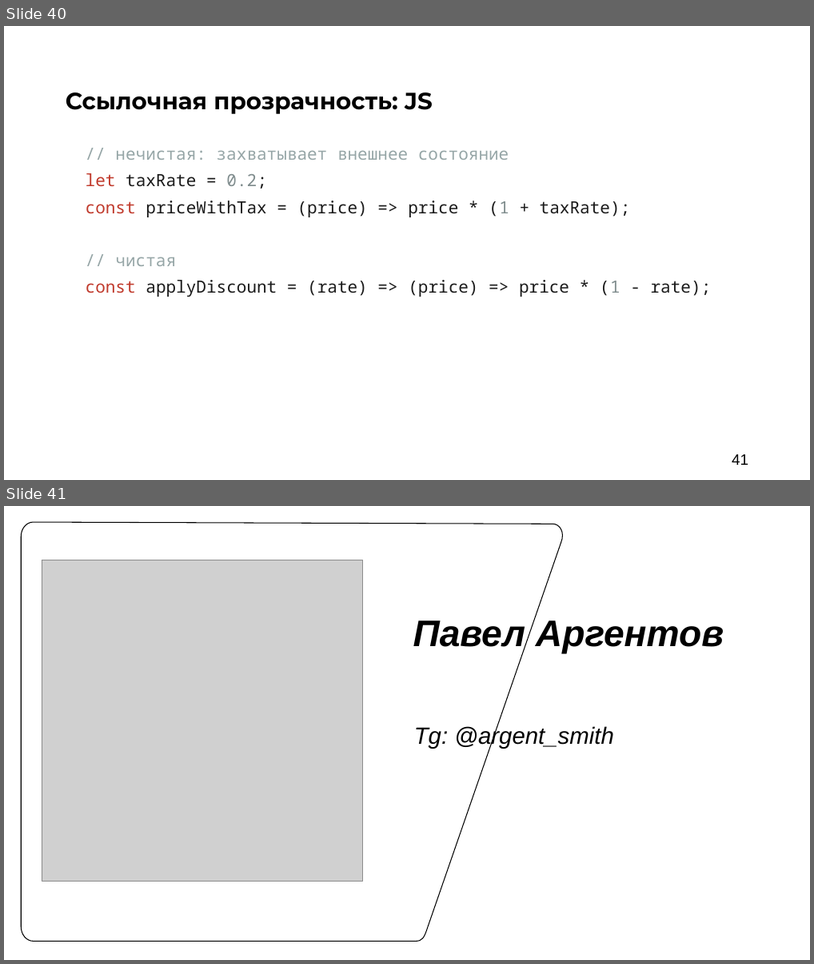
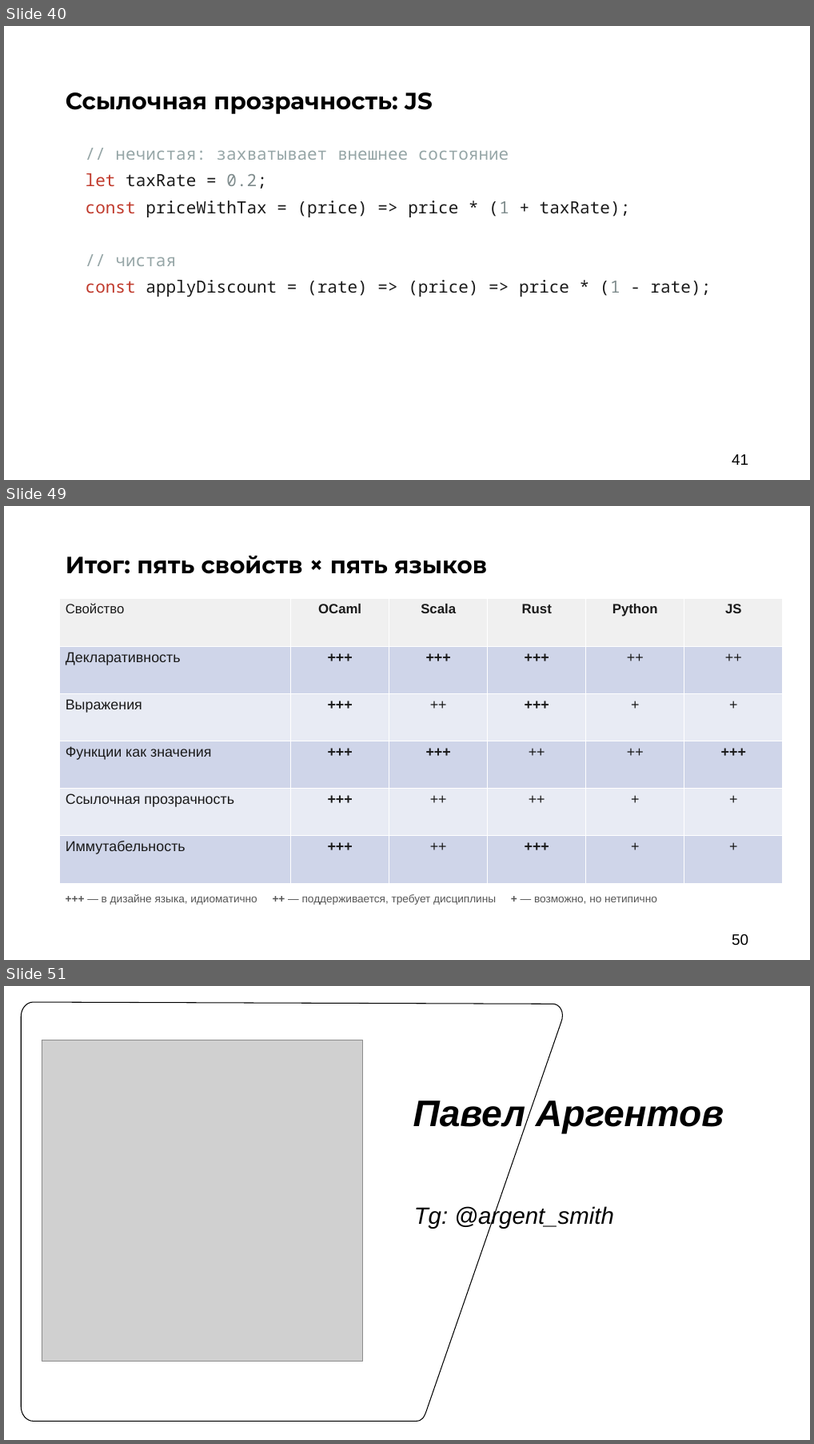
Before and after one commit to argent-smith/presentations, a slide deck: FP_Talk_2026/nastachku/final_presentation.pptx. Shown one above the other, each under a label of ours: slides 40 and 41 before the commit, slides 40, 49 and 51 after it; the slides between them are not shown. The pictures are 814x964 and 814x1444 pixels, drawn with LibreOffice and Linux fonts; fonts in the diff are those of the drawing; grey boxes stand for pictures; background and template pictures are left out. Boxes give left, top, right and bottom in pixels: in the first picture for what was removed or moved away, otherwise in the second. Text is boxed around its words. In the diff, an @@ line names an element or a change of style, - is before the commit and + after.

```diff
--- a/FP_Talk_2026/nastachku/final_presentation.pptx
+++ b/FP_Talk_2026/nastachku/final_presentation.pptx
@@ slide 49 added at (4, 506, 810, 960), background #FFFFFF @@
@@ text added at (66, 556, 487, 574), 28 pt, text #000000, bold @@
+Итог: пять свойств × пять языков
@@ table added at (60, 599, 784, 883), 6 rows, 6 columns @@
+Свойство | OCaml | Scala | Rust | Python | JS
+Декларативность | +++ | +++ | +++ | ++ | ++
+Выражения | +++ | ++ | +++ | + | +
+Функции как значения | +++ | +++ | ++ | ++ | +++
+Ссылочная прозрачность | +++ | ++ | ++ | + | +
+Иммутабельность | +++ | ++ | +++ | + | +
@@ text added at (102, 894, 658, 904), 13 pt, text #555555 @@
++++ — в дизайне языка, идиоматично ++ — поддерживается, требует дисциплины + — возможно, но нетипично
@@ page number added at (732, 933, 749, 945), 18 pt, text #000000 @@
+50
@@ what was slide 41 is now slide 51 @@
```
Also in this commit, not shown: 9 other slides added, 1 other file.
